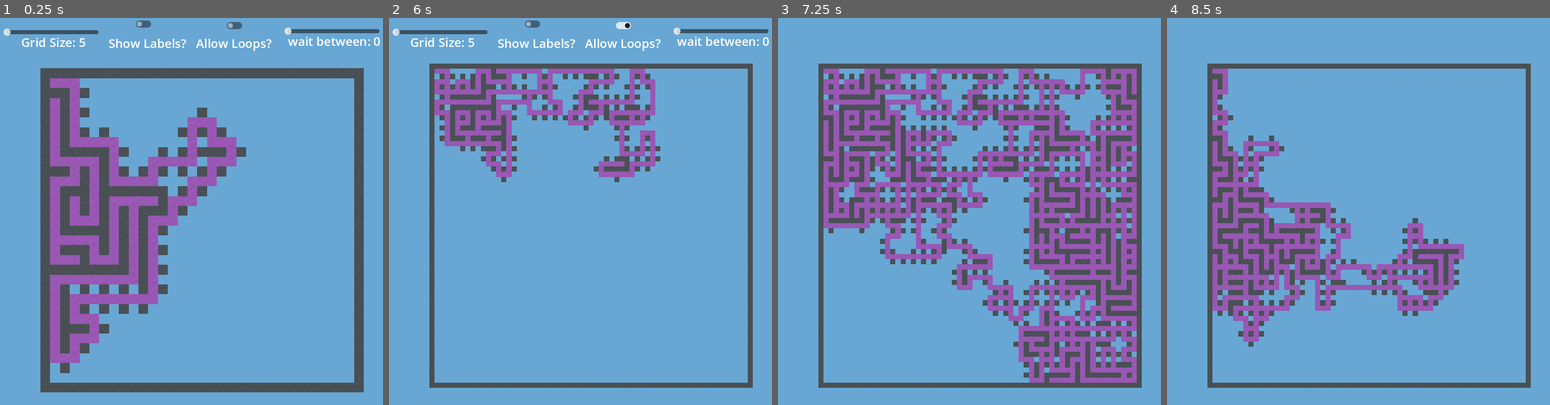
Above: before the commit, frames 1-4 (left to right).
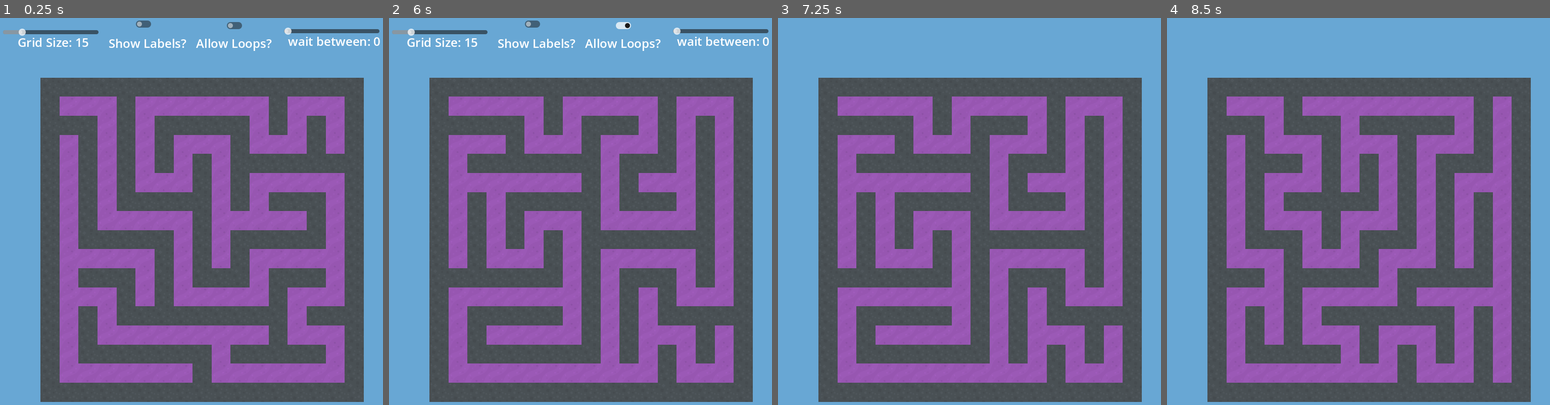
Above: after the commit, the same moments.

Repository: Goldenlion5648/GodotMazeGenerationVisualizer
Game: Godot game, scene res://main.tscn
Two runs of this game, one before a commit and one after it. Both use one fixed random seed, a clock stepped at 60 frames per second and the inputs below.
Inputs:
- Up to frame 1 (0.25 s): no input
- Up to frame 2 (6 s): click "Allow Loops?" at 0.5 s; click "Show Labels?" at 1.25 s; click "Allow Loops?" at 2 s; click "Show Labels?" at 2.75 s; click "Allow Loops?" at 3.5 s; click "Show Labels?" at 4.25 s; tap Enter at 5 s; tap T (show_hud) at 5.1, 5.85 s; tap R (reset) at 5.75 s
- Up to frame 3 (7.25 s): tap T (show_hud) at 6.6 s
- Up to frame 4 (8.5 s): tap T (show_hud) at 7.35, 8.1 s; tap R (reset) at 8 s

The runs differ from the first frame. In frame 1, 59% of the frame differs, in the area x 0-95%, y 2-100%; in frame 2, 66%; in frame 3, 53%; in frame 4, 62%.

Commit message:
wow was actually sleep equivalent slowing down

Diff:
--- a/Globals.gd
+++ b/Globals.gd
@@ -1,6 +1,6 @@
 extends Node
 
-var grid_size = 5
+var grid_size = 15
 var step_delay = 0
 var allow_loops = false
 var letters_to_show = []
--- a/allow_loops.gd
+++ b/allow_loops.gd
@@ -4,8 +4,3 @@
 # Called when the node enters the scene tree for the first time.
 func _ready() -> void:
 	pass # Replace with function body.
-
-
-# Called every frame. 'delta' is the elapsed time since the previous frame.
-func _process(delta: float) -> void:
-	pass
--- a/main.gd
+++ b/main.gd
@@ -23,6 +23,7 @@
 			return "TileMap" in x.name)[0]
 		existing_maze.queue_free()
 		add_child(new_maze)
+	pass
 
 
 
--- a/maze_gen.gd
+++ b/maze_gen.gd
@@ -24,8 +24,8 @@
 
 # Called when the node enters the scene tree for the first time.
 func _ready() -> void:
-#	y_dim = Globals.grid_size
-#	x_dim = Globals.grid_size
+	y_dim = Globals.grid_size
+	x_dim = Globals.grid_size
 	place_border()
 	dfs(starting_coords)
 
@@ -82,11 +82,11 @@
 		Globals.fringe_changed.emit()
 		Globals.letters_to_show.pop_back()
 		if current in seen or not can_move_to(current):
-			await get_tree().create_timer(Globals.step_delay).timeout
+#			await get_tree().create_timer(Globals.step_delay).timeout
 			continue
 
 		seen[current] = true
-		if current in spot_to_label:
+		if Globals.show_labels and current in spot_to_label:
 			for node in spot_to_label[current]:
 				node.queue_free()
 ##			var existing_letter = find_child(spot_to_letter[current])
@@ -106,20 +106,20 @@
 		for pos in adj4:
 			var new_pos = current + pos
 			if new_pos not in seen and can_move_to(new_pos):
-				var chance_of_no_loop = randi_range(1, 1)
-				if Globals.allow_loops:
-					chance_of_no_loop = randi_range(1, 5)
-				if will_be_converted_to_wall(new_pos) and chance_of_no_loop == 1:
+#				var chance_of_no_loop = randi_range(1, 1)
+#				if Globals.allow_loops:
+#					chance_of_no_loop = randi_range(1, 5)
+				if will_be_converted_to_wall(new_pos) and 1 == 1:
 					place_wall(new_pos)
 				else:
 					found_new_path = true
 					fringe.append(new_pos)
-					if Globals.show_labels:
-						if new_pos not in spot_to_letter:
-							spot_to_letter[new_pos] = char(current_letter_num)
-							current_letter_num += 1
-						Globals.letters_to_show.push_front(spot_to_letter[new_pos])
-						place_label(new_pos, spot_to_letter[new_pos])
+#					if Globals.show_labels:
+#						if new_pos not in spot_to_letter:
+#							spot_to_letter[new_pos] = char(current_letter_num)
+#							current_letter_num += 1
+#						Globals.letters_to_show.push_front(spot_to_letter[new_pos])
+#						place_label(new_pos, spot_to_letter[new_pos])
 
 		#if we hit a dead end or are at a cross section
 		if not found_new_path:
--- a/solve_speed.gd
+++ b/solve_speed.gd
@@ -6,10 +6,5 @@
 	self.text = "wait between: " + str(Globals.step_delay)
 
 
-# Called every frame. 'delta' is the elapsed time since the previous frame.
-func _process(delta: float) -> void:
-	pass
-
-
 func _on_solve_speed_slider_value_changed(value: float) -> void:
 	self.text = "wait between: " + str(value)
--- a/solve_speed_slider.gd
+++ b/solve_speed_slider.gd
@@ -4,8 +4,3 @@
 # Called when the node enters the scene tree for the first time.
 func _ready() -> void:
 	self.value = int(Globals.step_delay)
-
-
-# Called every frame. 'delta' is the elapsed time since the previous frame.
-func _process(delta: float) -> void:
-	pass
--- a/tile_map.tscn
+++ b/tile_map.tscn
@@ -1,5 +1,6 @@
-[gd_scene load_steps=6 format=3 uid="uid://cvo70qd07iu1"]
+[gd_scene load_steps=8 format=3 uid="uid://cvo70qd07iu1"]
 
+[ext_resource type="Texture2D" uid="uid://3g41fmq3wab6" path="res://voxelExpansion_spritesheet.png" id="2_reruw"]
 [ext_resource type="Script" path="res://maze_gen.gd" id="3_ggd24"]
 [ext_resource type="Script" path="res://Camera2D.gd" id="3_n3rbo"]
 [ext_resource type="Texture2D" uid="uid://05x5jcwt3xs7" path="res://voxelExpansion_tilesheet.png" id="3_x3prx"]
@@ -73,9 +74,49 @@
 11:4/0 = 0
 12:4/0 = 0
 
+[sub_resource type="TileSetAtlasSource" id="TileSetAtlasSource_emjef"]
+texture = ExtResource("2_reruw")
+texture_region_size = Vector2i(64, 64)
+0:0/0 = 0
+1:0/0 = 0
+2:0/0 = 0
+3:0/0 = 0
+4:0/0 = 0
+5:0/0 = 0
+0:1/0 = 0
+1:1/0 = 0
+2:1/0 = 0
+3:1/0 = 0
+4:1/0 = 0
+5:1/0 = 0
+0:2/0 = 0
+1:2/0 = 0
+2:2/0 = 0
+3:2/0 = 0
+4:2/0 = 0
+5:2/0 = 0
+0:3/0 = 0
+1:3/0 = 0
+2:3/0 = 0
+3:3/0 = 0
+4:3/0 = 0
+5:3/0 = 0
+0:4/0 = 0
+1:4/0 = 0
+2:4/0 = 0
+3:4/0 = 0
+4:4/0 = 0
+5:4/0 = 0
+0:5/0 = 0
+1:5/0 = 0
+2:5/0 = 0
+3:5/0 = 0
+4:5/0 = 0
+5:5/0 = 0
+
 [sub_resource type="TileSet" id="TileSet_vrysw"]
 tile_size = Vector2i(64, 64)
-navigation_layer_0/layers = 1
+sources/2 = SubResource("TileSetAtlasSource_emjef")
 sources/0 = SubResource("TileSetAtlasSource_msbxn")
 
 [node name="TileMap" type="TileMap"]
